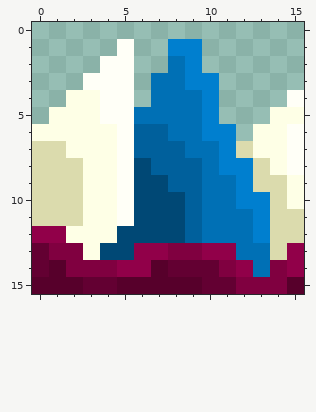
Edited in one commit: pixel-art sprite (res/drawable-xhdpi/bt_icon.png). Above, as it was before the edit.
The file is 16x16 pixels.
And afterwards:
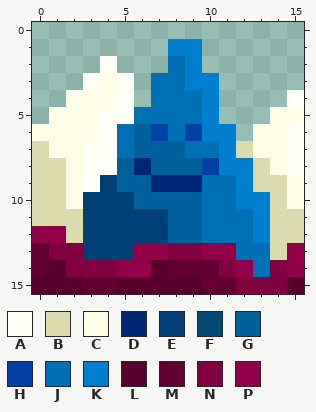
Palette (. is transparent): A #fffff7  B #dbdbad  C #feffe6  D #002775  E #003f75  F #004875  G #00609c  H #003fa3  J #0070b5  K #007fcf  L #57002b  M #630032  N #800040  P #910049
What changed:
{"y":1,"x":5,"old":"A","new":"."}
{"y":2,"x":5,"old":"A","new":"."}
{"y":3,"x":4,"old":"A","new":"C"}
{"y":4,"x":4,"old":"A","new":"C"}
{"y":6,"x":4,"old":"CA","new":"AJ"}
{"y":6,"x":7,"old":"G","new":"H"}
{"y":6,"x":9,"old":"J","new":"H"}
{"y":7,"x":1,"old":"B","new":"C"}
{"y":7,"x":3,"old":"CCA","new":"AAJ"}
{"y":8,"x":2,"old":"BCCAF","new":"CAAGD"}
{"y":8,"x":10,"old":"J","new":"H"}
{"y":9,"x":2,"old":"BCCAFFGG","new":"CAEGGDDD"}
{"y":10,"x":2,"old":"BCCAFFF","new":"CEEEGGG"}
{"y":11,"x":3,"old":"CCAFFF","new":"EEEEEG"}
{"y":12,"x":2,"old":"CCCFFFF","new":"BEEEEEG"}
{"y":13,"x":3,"old":"CFF","new":"EEE"}
{"label":"changed","picture_box":[49,39,219,260]}
